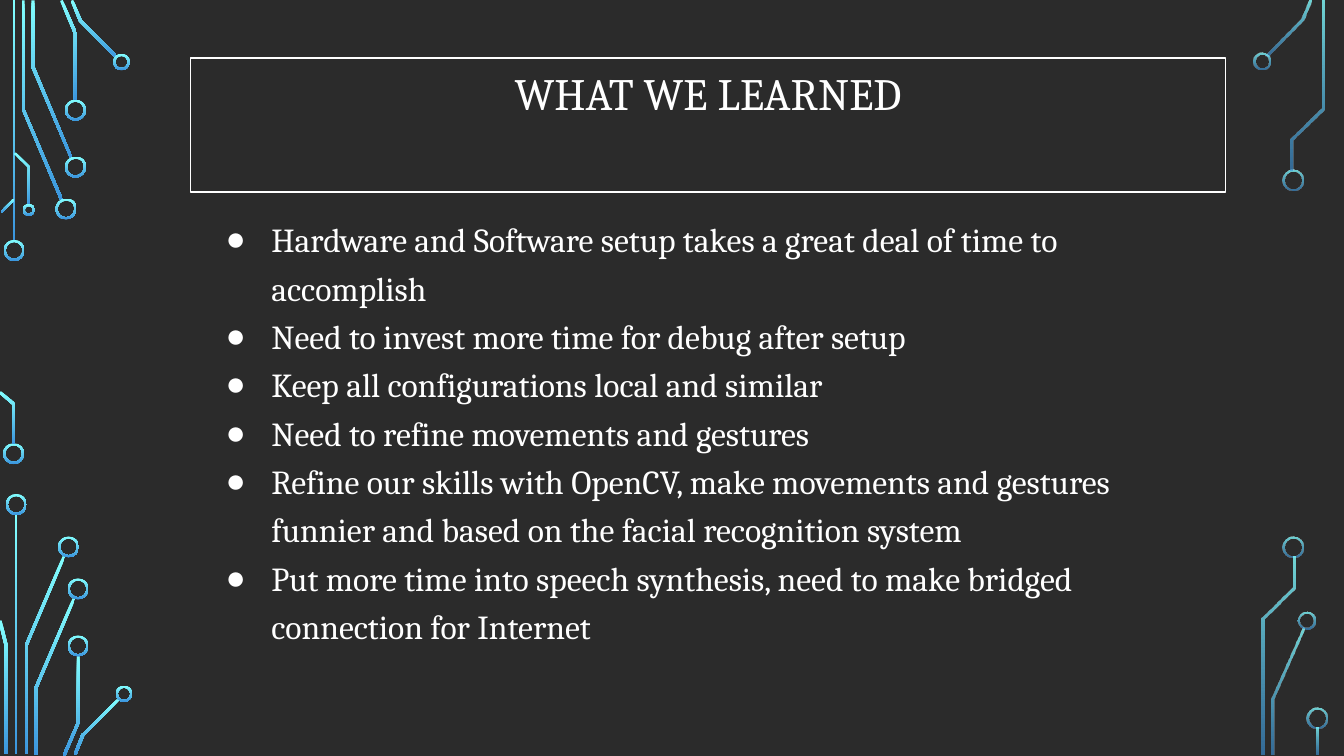
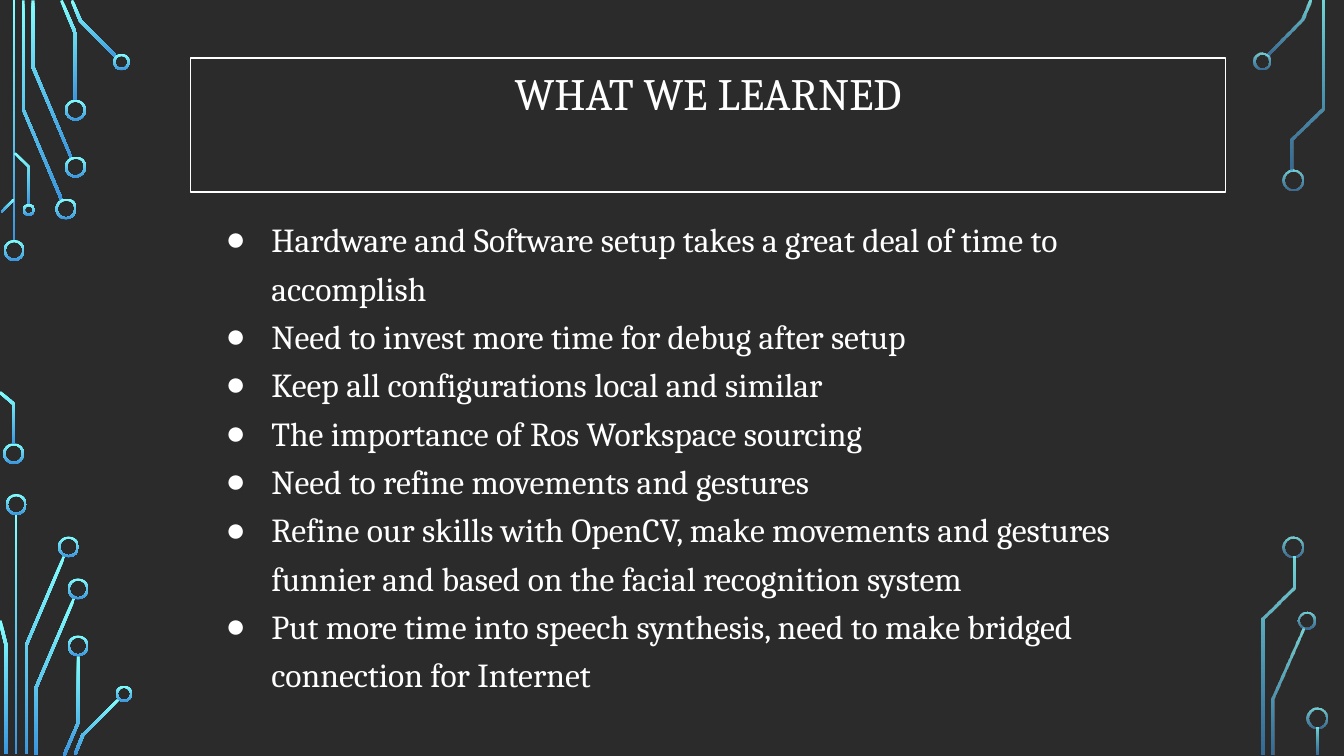
Before and after one commit to DrFoz/ECE478, a slide deck: slide 9 of ECE478_Einstein_Turtlebot_Team6_Project_1/Einstein_Turtlebot_Presentaion.pptx (slide 10 before the commit). Drawn at 1344x756 pixels with LibreOffice and Linux fonts; fonts in the diff are those of the drawing; background and template pictures are left out; a plain dark background stands for a picture behind light text. Boxes give left, top, right and bottom in pixels: in the first picture for what was removed or moved away, otherwise in the second. Text is boxed around its words. In the diff, an @@ line names an element or a change of style, - is before the commit and + after.

```diff
--- a/ECE478_Einstein_Turtlebot_Team6_Project_1/Einstein_Turtlebot_Presentaion.pptx
+++ b/ECE478_Einstein_Turtlebot_Team6_Project_1/Einstein_Turtlebot_Presentaion.pptx
@@ text at (271, 422, 862, 454): paragraph added @@
+● The importance of Ros Workspace sourcing
```
Also in this commit, not shown: 3 other slides changed, 1 slide removed.
